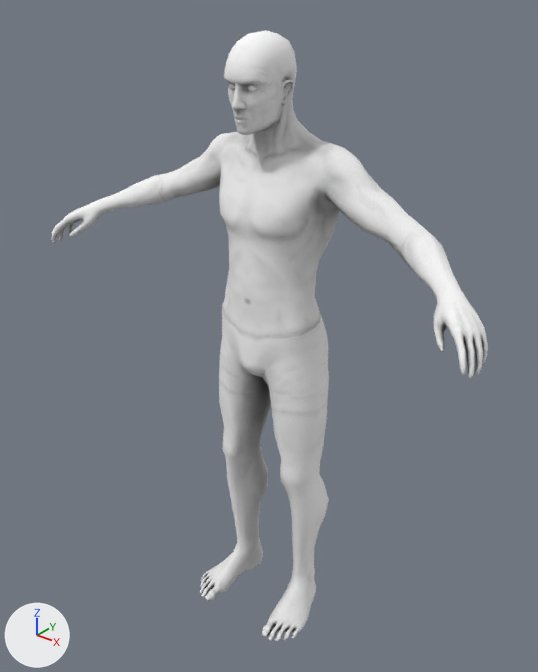
Before and after pictures for a commit that changed the COLLADA model showcase/assets/models/wache2/wache02shorts_idle_walking.dae.
One viewpoint serves both versions: a camera (50 mm lens) standing at (1.336, -1.703, 2.086) and looking at (-0.007, -0.025, 1.045). Lighting does not change. The marker at lower left points along +X, +Y and +Z.

Objects in the first picture: 'wache02'.
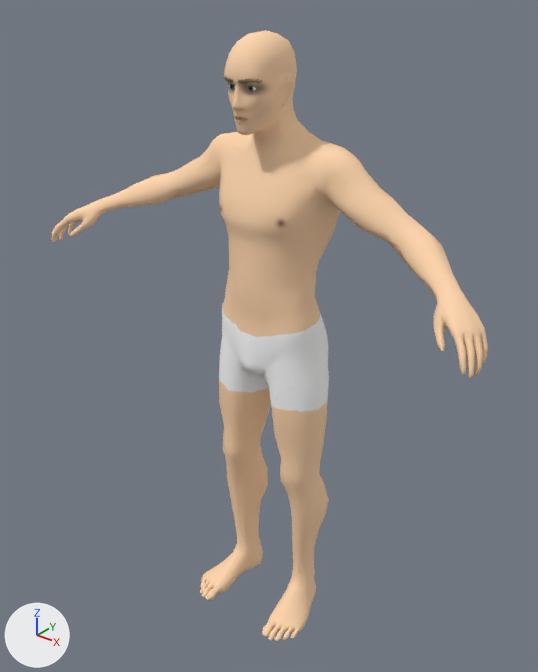
Where the change shows, as pixel boxes [x1, y1, x2, y2] in the pictures (538 x 672 px):
'wache02', surface changed (white to beige): [51, 30, 488, 641] in both

The edits, one by one:
Picture 'w02b_body_color.png' (img_w02b_body_color_png) is new.
Picture 'w02b_head_color.png' (img_w02b_head_color_png) is new.
Material 'wache2_head' (mat_wache2_head) changes its picture from img_w02b_head_ao_png to img_w02b_head_color_png.
Material 'wache2_body' (mat_wache2_body) changes its picture from img_w02b_body_ao_png to img_w02b_body_color_png.
